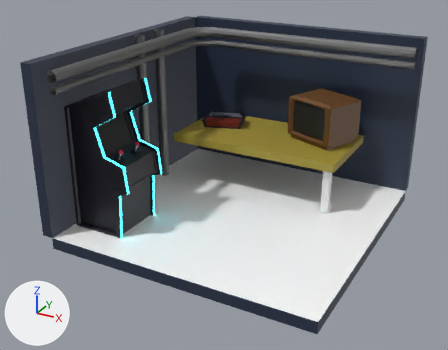
The glTF model models/room.glb, before and after one commit.
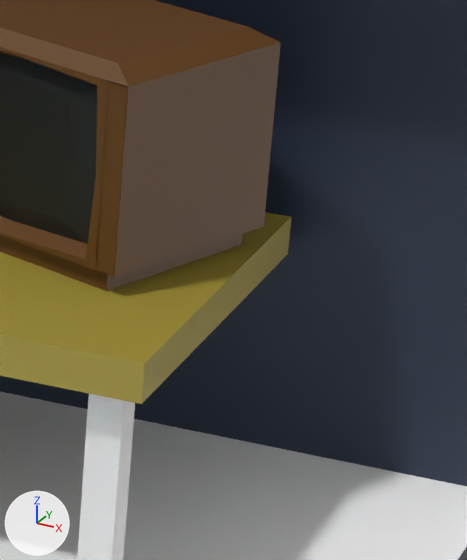
The first picture shows the older version from a 50 mm lens placed at (7.71, -15.18, 8.72), pointed at (-0.41, -0.41, 1.34). The close-ups show the older and then the newer version on the part from 68% to 89% of the width and 26% to 58% of the height of that picture. Only the edits that show in the close-ups are written down. Lighting does not change. The marker at lower left points along +X, +Y and +Z. Where no turn or scale is listed for an object, it has been applied to the vertices. Vertices at exactly the same position are counted once.
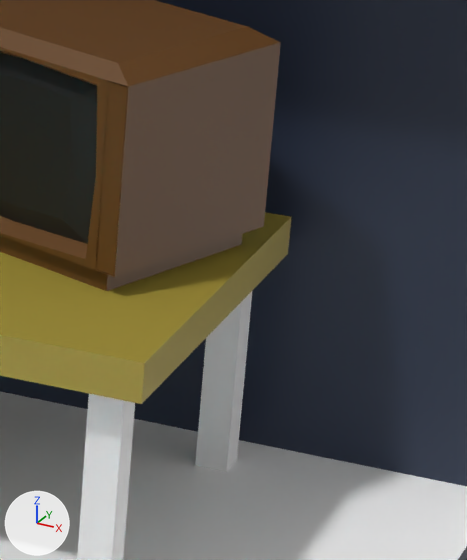
The change, as a list of edits to the scene's bpy script:
```text
Change me_table_legs:
    used by ob_table; location = (2.193, 1.296, -0.51)
    remove me_table_legs.from_pydata(...)  # 8 vertices, 12 faces; spans x -0.11..0.11, y -0.11..0.11, z 0.0..2.15
    add me_table_legs.from_pydata(...)  # 32 vertices, 48 faces; spans x -5.11..0.11, y -0.11..2.38, z 0.0..2.15
    me_table_legs part 1: a new loose piece, a box spanning x -0.11..0.11, y 2.16..2.38, z 0.0..2.15, in mat_table_stands (white #e7e7e7)
    other edits to the shape of me_table_legs do not show in these pictures
```

What differs and where, as boxes (x1, y1, x2, y2) in the close-ups (467 x 560 px):
'Table', reshaped: before (77, 394, 135, 560); after (77, 291, 252, 560)
part 1 of me_table_legs, added: after (195, 291, 252, 472)
